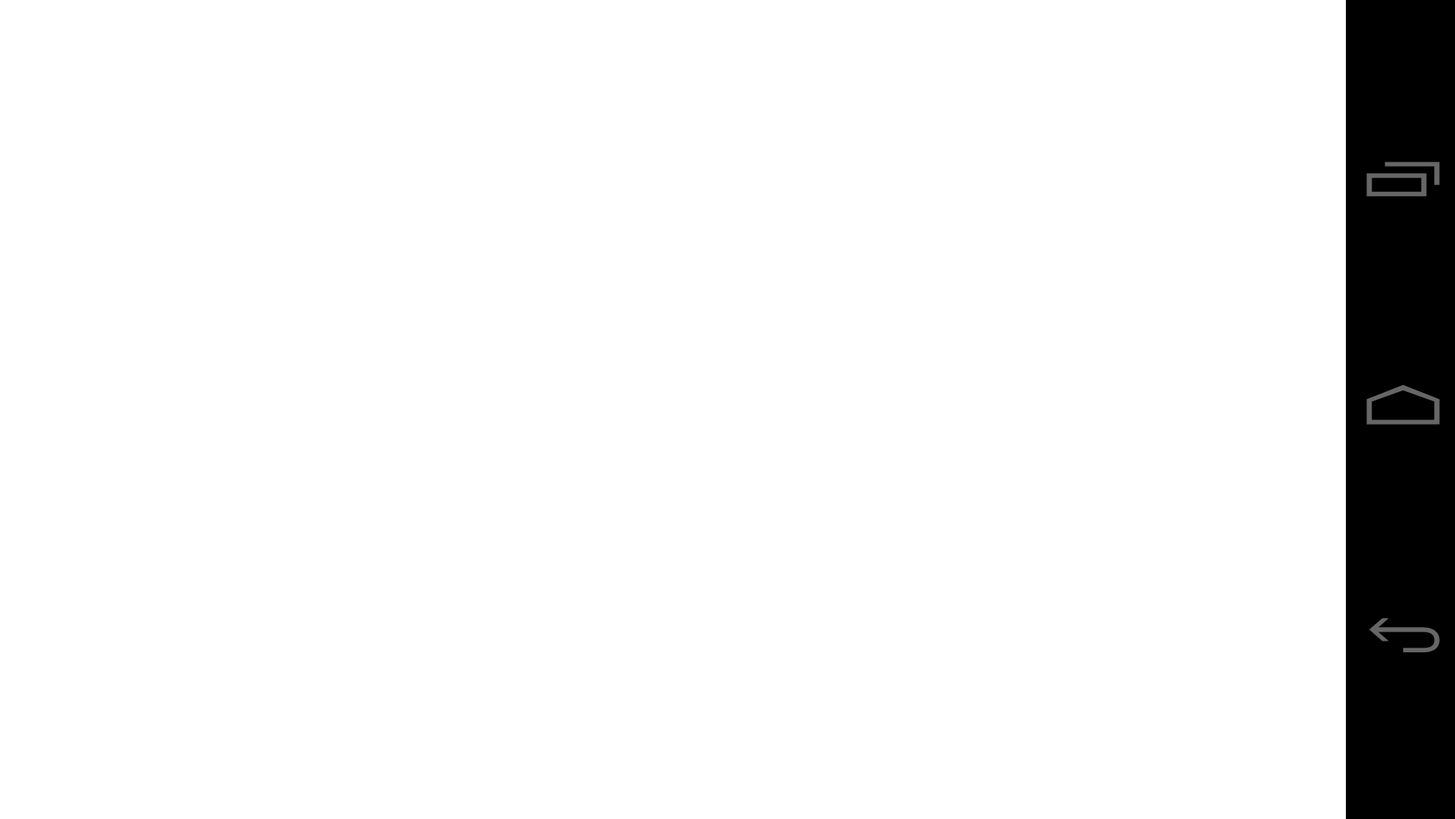
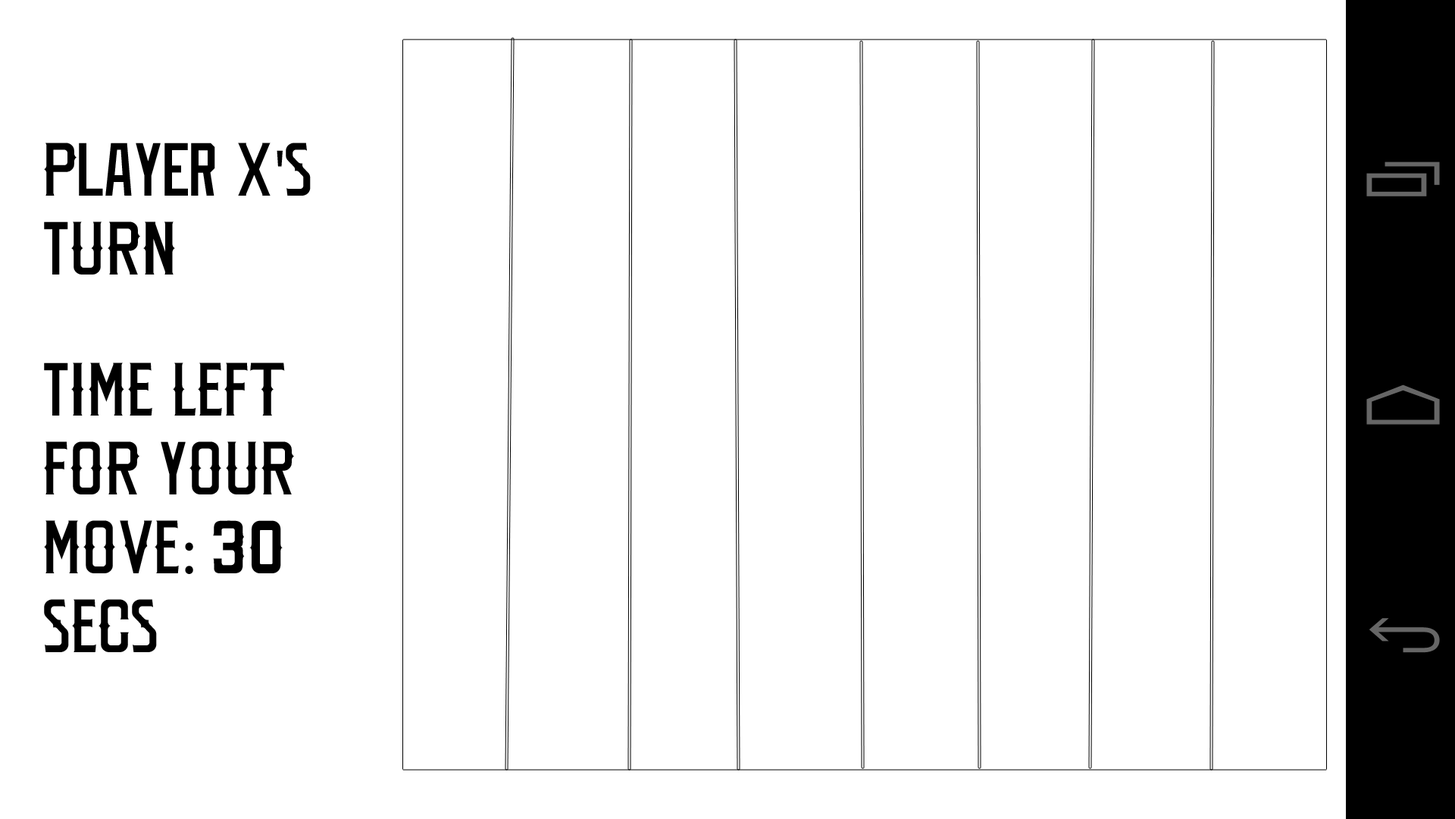
The second 1455 × 819 image is a revision of the first. Changes to its layers:
added layer "Player" above "Time left for Your move: 30 secs" over 43, 142, 311, 275
added layer "Time left for Your move: 30 secs" above "Shape 7" over 43, 362, 295, 652
added layer "Shape 7" above "Shape 6" over 977, 40, 981, 768
added layer "Shape 6" above "Shape 5" over 1210, 40, 1215, 770
added layer "Shape 5" above "Shape 4" over 1089, 39, 1095, 768
added layer "Shape 4" above "Shape 3" over 734, 39, 740, 770
added layer "Shape 3" above "Shape 2" over 505, 37, 514, 770
added layer "Shape 2" above "Shape 1" over 628, 39, 633, 770
added layer "Shape 1" above "CheckersBoard" over 860, 40, 865, 768
added layer "CheckersBoard" above "landscape" over 403, 39, 1327, 770
